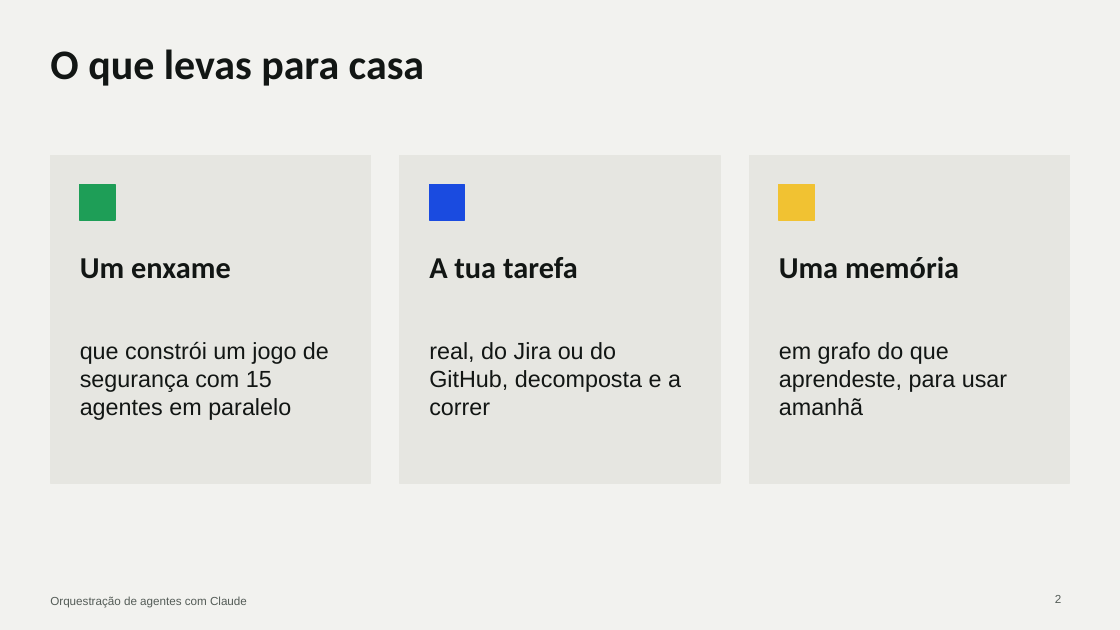
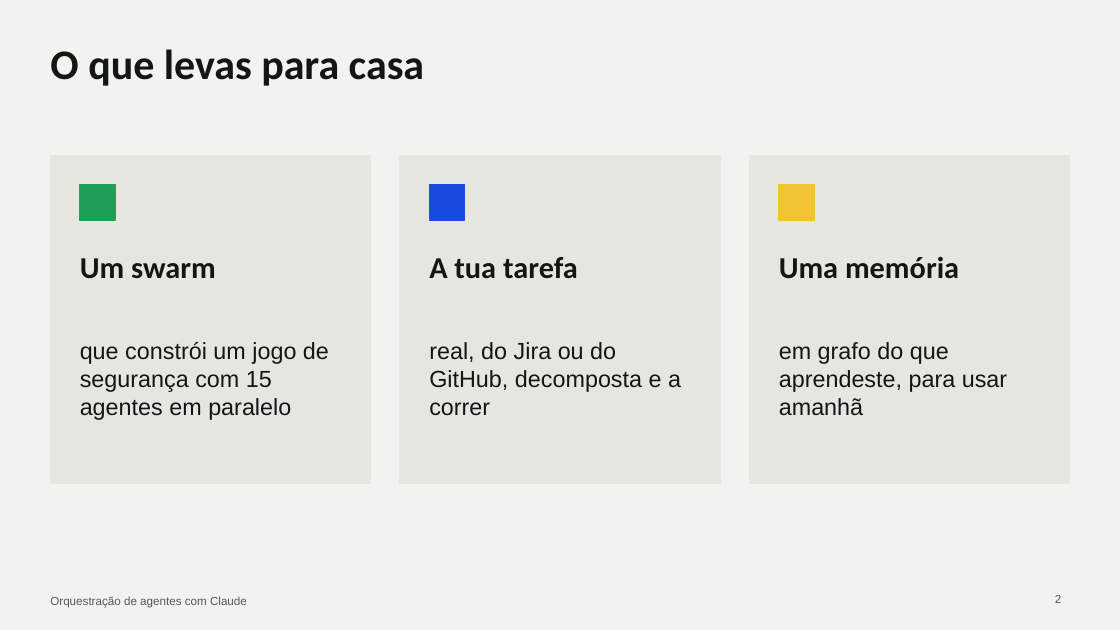
Before and after one commit to cx-guilherme-pinto/workshop-claude, a slide deck: slide 2 of slides/workshop.pptx. Drawn at 1120x630 pixels with LibreOffice and Linux fonts; fonts in the diff are those of the drawing. Boxes give left, top, right and bottom in pixels: in the first picture for what was removed or moved away, otherwise in the second. Text is boxed around its words. In the diff, an @@ line names an element or a change of style, - is before the commit and + after.

```diff
--- a/slides/workshop.pptx
+++ b/slides/workshop.pptx
@@ text at (x1=80, y1=258, x2=216, y2=279): text changed @@
-Um enxame
+Um swarm
```
Also in this commit, not shown: 12 other slides changed, 34 other files.
